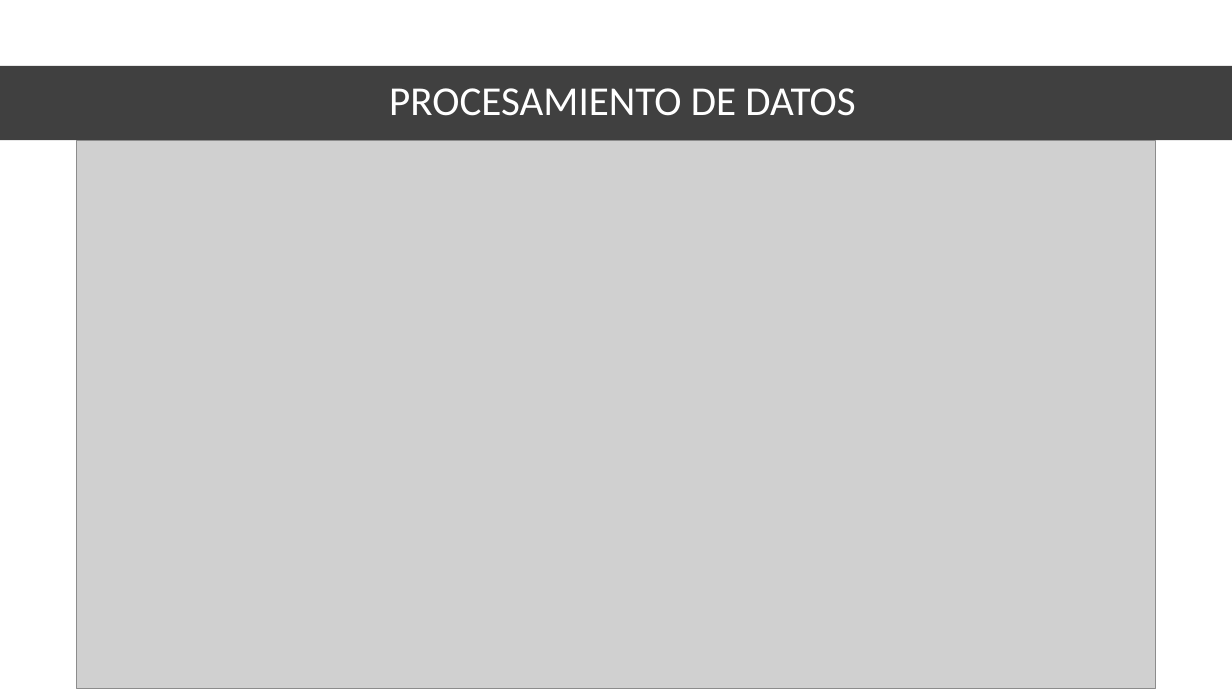
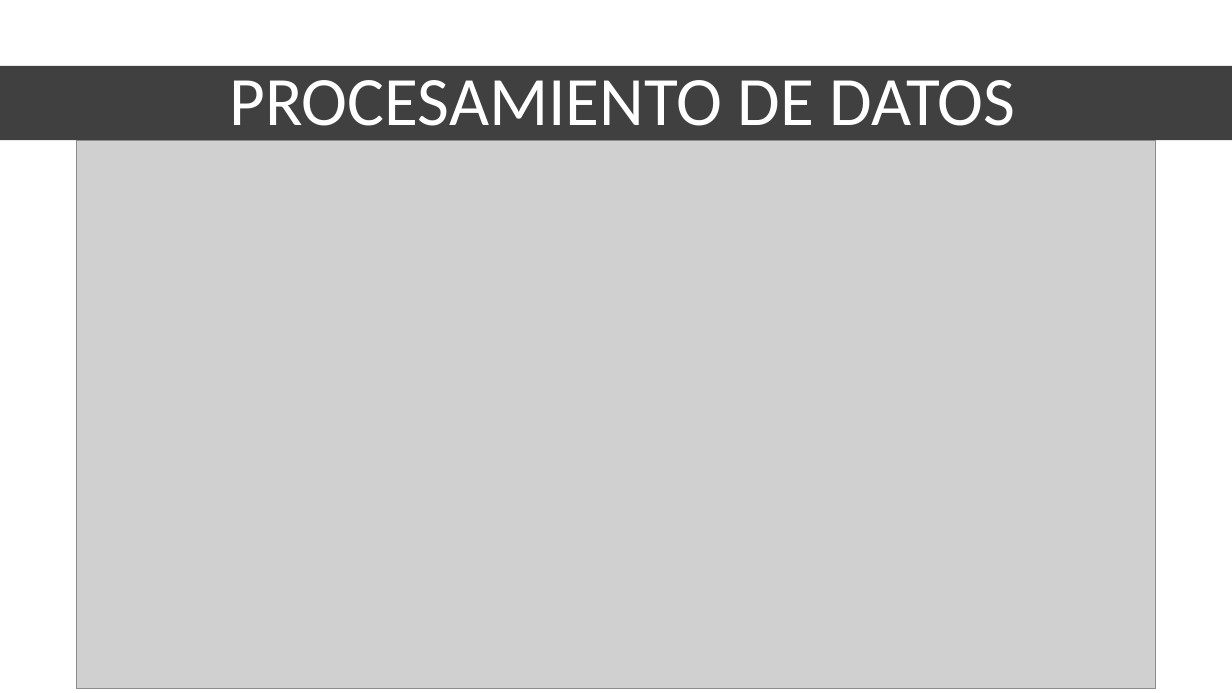
Before and after one commit to adrigrillo/IBEXPredictor, a slide deck: slide 5 of docs/PresentacionFinal.pptx. Drawn at 1232x693 pixels with LibreOffice and Linux fonts; fonts in the diff are those of the drawing; grey boxes stand for pictures. Boxes give left, top, right and bottom in pixels: in the first picture for what was removed or moved away, otherwise in the second. Text is boxed around its words. In the diff, an @@ line names an element or a change of style, - is before the commit and + after.

```diff
--- a/docs/PresentacionFinal.pptx
+++ b/docs/PresentacionFinal.pptx
@@ title "PROCESAMIENTO DE DATOS" at (229,80,1016,142): size 32 to 54 pt @@
```
Also in this commit, not shown: 5 other slides changed, 4 slides added, 1 slide removed.
